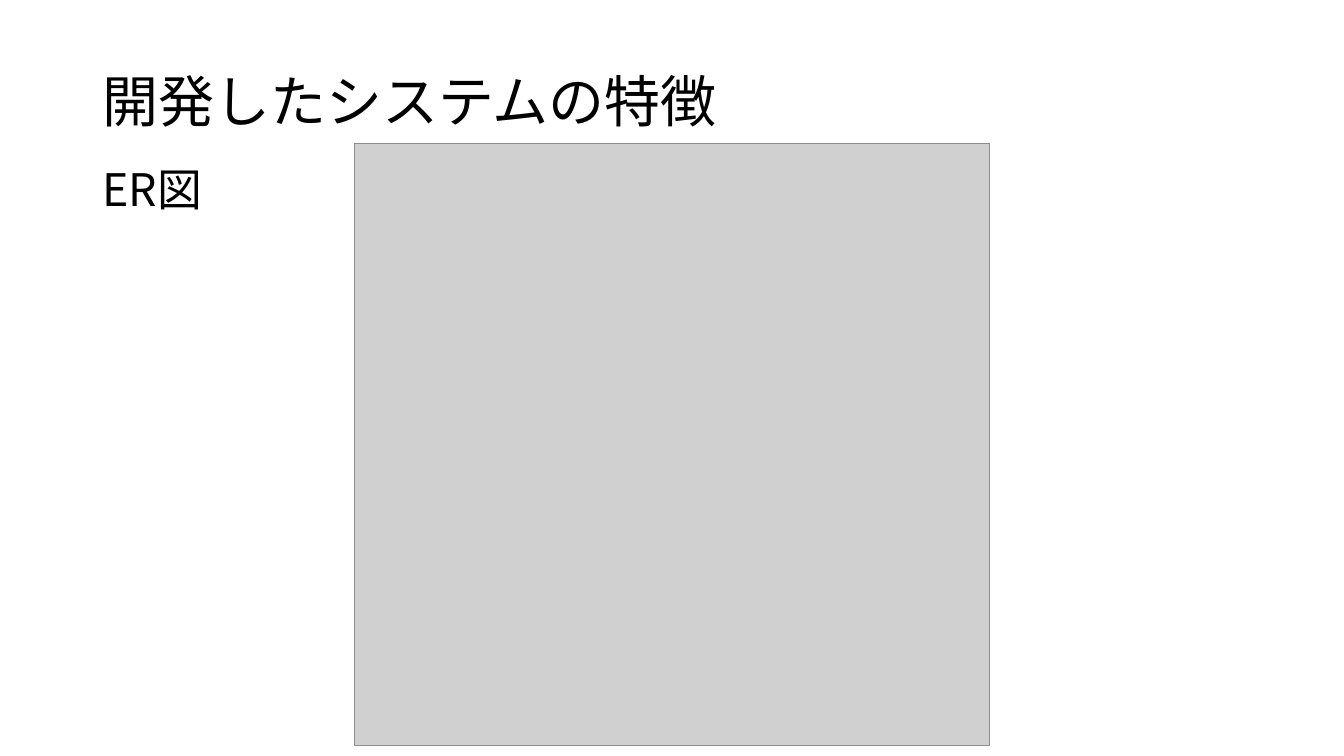
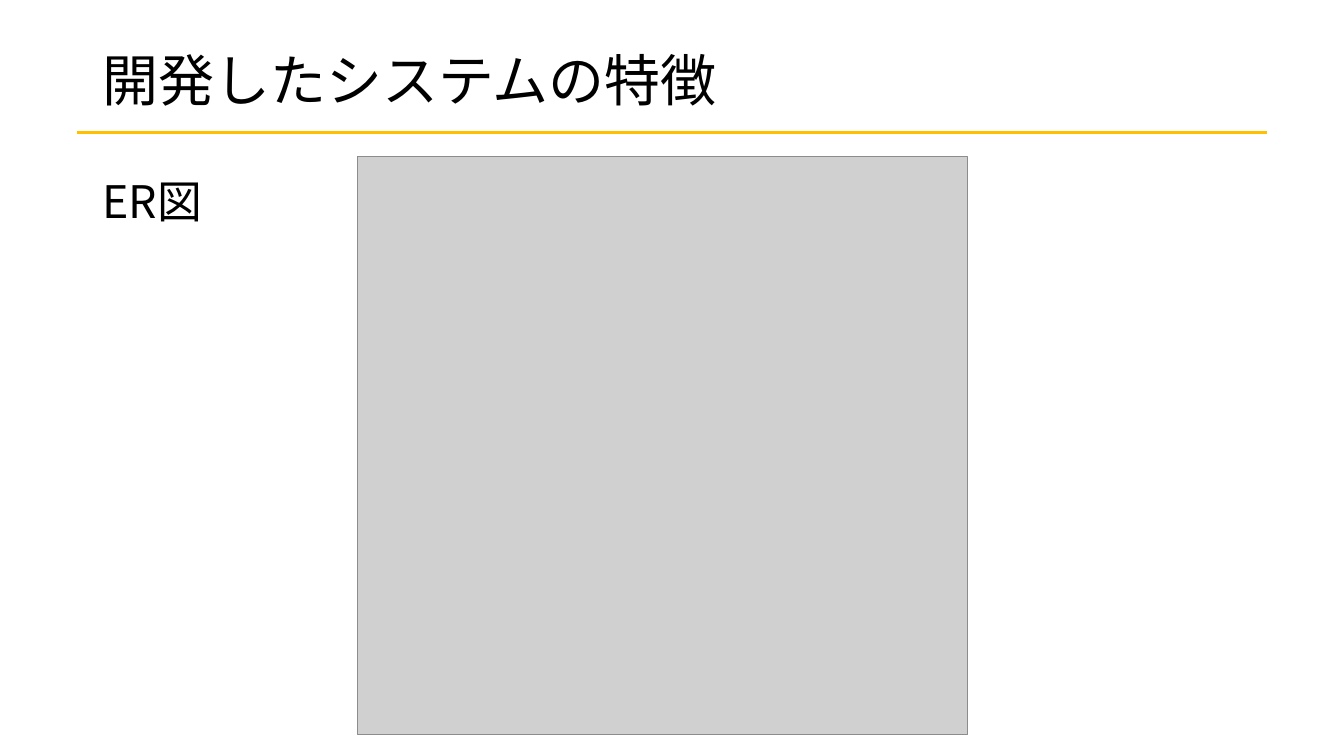
Before and after one commit to kadowakiyuya/simplezakka, a slide deck: slide 9 of 成果発表会/成果発表会.pptx (slide 10 before the commit). Drawn at 1344x756 pixels with LibreOffice and Linux fonts; fonts in the diff are those of the drawing; grey boxes stand for pictures. Boxes give left, top, right and bottom in pixels: in the first picture for what was removed or moved away, otherwise in the second. Text is boxed around its words. In the diff, an @@ line names an element or a change of style, - is before the commit and + after.

```diff
--- a/成果発表会/成果発表会.pptx
+++ b/成果発表会/成果発表会.pptx
@@ title "開発したシステムの特徴": place and size @@
-title "開発したシステムの特徴" at <box>102,75,716,127</box>
+title "開発したシステムの特徴" at <box>102,54,716,106</box>
@@ line added from (77, 132) to (1267, 132), #FFC000 1.75 pt @@
@@ text "ER図": place and size @@
-text "ER図" at <box>102,170,202,210</box>
+text "ER図" at <box>102,182,202,222</box>
@@ picture: place and size @@
-picture at <box>354,143,990,746</box>
+picture at <box>358,157,968,736</box>
```
Also in this commit, not shown: 19 other slides changed, 2 slides added, 3 slides removed, 1 other file.
